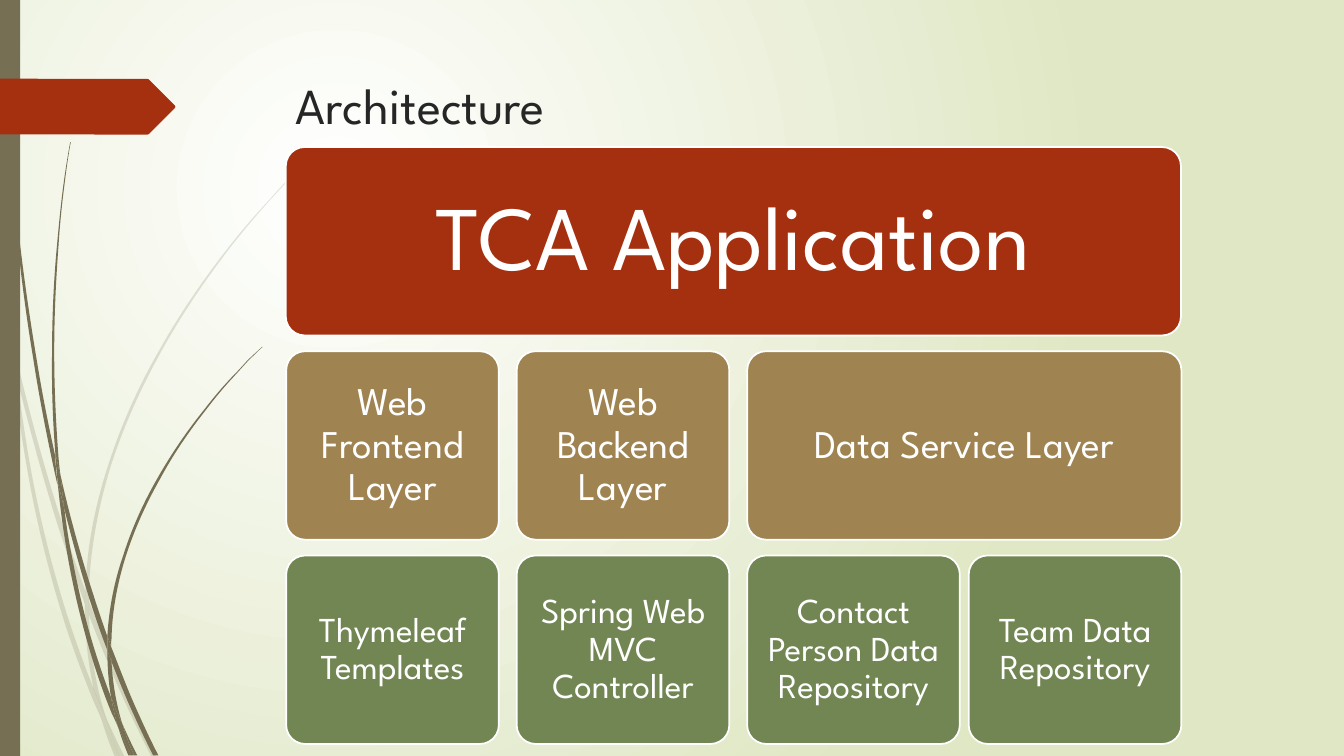
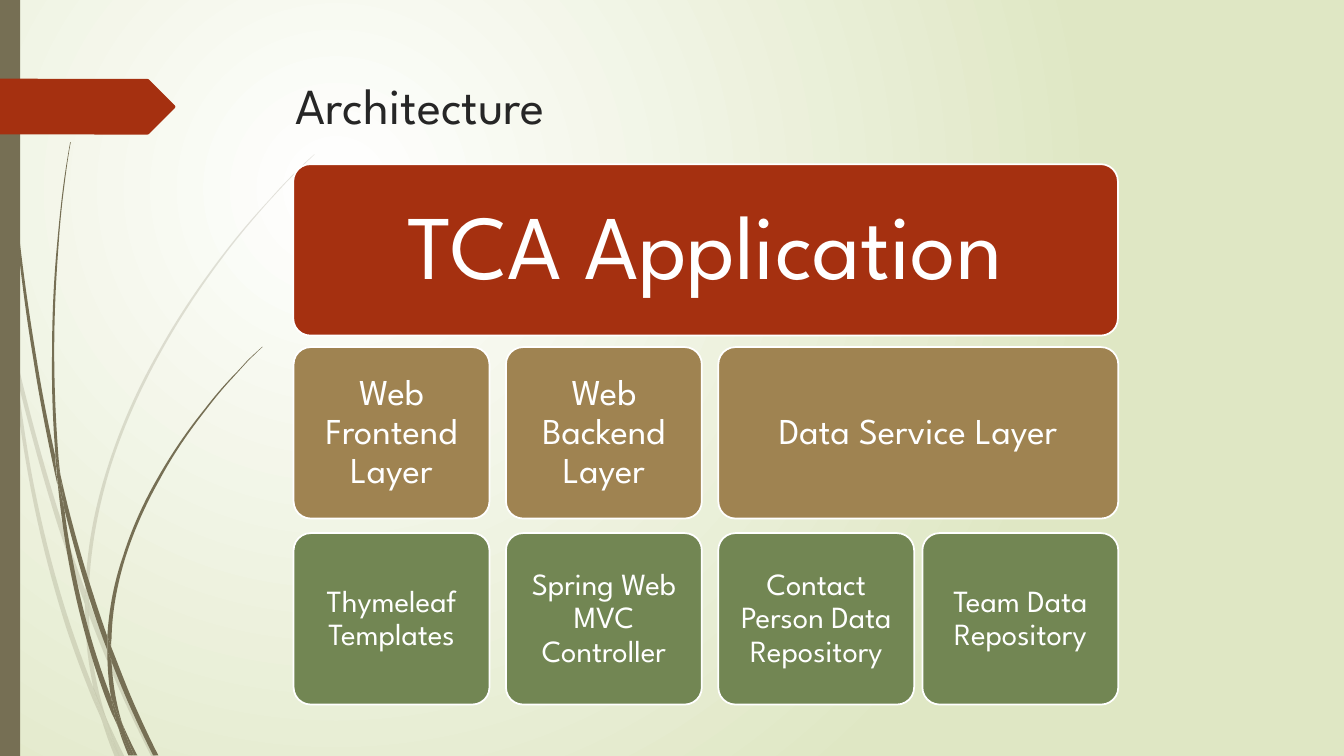
Before and after one commit to keremkaynar/tca, a slide deck: slide 3 of docs/tca.pptx. Drawn at 1344x756 pixels with LibreOffice and Linux fonts; fonts in the diff are those of the drawing. Boxes give left, top, right and bottom in pixels: in the first picture for what was removed or moved away, otherwise in the second. Text is boxed around its words. In the diff, an @@ line names an element or a change of style, - is before the commit and + after.

```diff
--- a/docs/tca.pptx
+++ b/docs/tca.pptx
@@ rounded rectangle: place and size @@
-rounded rectangle at box(286, 147, 1182, 336)
+rounded rectangle at box(293, 164, 1118, 336)
@@ text "TCA Application": place and size @@
-text "TCA Application" at box(436, 207, 1030, 289)
+text "TCA Application" at box(408, 216, 1002, 298)
@@ rounded rectangle: place and size @@
-rounded rectangle at box(286, 352, 499, 540)
+rounded rectangle at box(293, 347, 489, 518)
@@ text "Web Frontend Layer": place and size @@
-text "Web Frontend Layer" at box(322, 388, 464, 508)
+text "Web Frontend Layer" at box(326, 380, 458, 491)
@@ rounded rectangle: place and size @@
-rounded rectangle at box(517, 352, 730, 540)
+rounded rectangle at box(506, 347, 702, 518)
@@ text "Web Backend Layer": place and size @@
-text "Web Backend Layer" at box(557, 388, 689, 508)
+text "Web Backend Layer" at box(542, 380, 665, 491)
@@ rounded rectangle: place and size @@
-rounded rectangle at box(747, 352, 1182, 540)
+rounded rectangle at box(719, 347, 1119, 518)
@@ size 28 to 26 pt in 3 elements at box(326, 380, 458, 491), box(542, 380, 665, 491), box(779, 419, 1057, 452) @@
@@ text "Data Service Layer": place and size @@
-text "Data Service Layer" at box(815, 431, 1114, 466)
+text "Data Service Layer" at box(779, 419, 1057, 452)
@@ rounded rectangle: place and size @@
-rounded rectangle at box(286, 556, 499, 744)
+rounded rectangle at box(293, 533, 489, 705)
@@ text "Thymeleaf Templates": place and size @@
-text "Thymeleaf Templates" at box(319, 617, 466, 687)
+text "Thymeleaf Templates" at box(327, 590, 457, 652)
@@ rounded rectangle: place and size @@
-rounded rectangle at box(517, 556, 730, 744)
+rounded rectangle at box(506, 533, 702, 705)
@@ text "Spring Web MVC Controller": place and size @@
-text "Spring Web MVC Controller" at box(541, 599, 705, 699)
+text "Spring Web MVC Controller" at box(532, 574, 676, 663)
@@ rounded rectangle: place and size @@
-rounded rectangle at box(747, 556, 960, 744)
+rounded rectangle at box(719, 533, 914, 705)
@@ text "Contact Person Data Repository": place and size @@
-text "Contact Person Data Repository" at box(768, 599, 939, 706)
+text "Contact Person Data Repository" at box(741, 574, 891, 669)
@@ rounded rectangle: place and size @@
-rounded rectangle at box(969, 556, 1182, 744)
+rounded rectangle at box(923, 533, 1118, 705)
@@ size 25 to 22 pt; less space between paragraphs in 4 elements at box(327, 590, 457, 652), box(532, 574, 676, 663), box(741, 574, 891, 669), box(953, 591, 1087, 652) @@
@@ text "Team Data Repository": place and size @@
-text "Team Data Repository" at box(999, 619, 1151, 687)
+text "Team Data Repository" at box(953, 591, 1087, 652)
```
Also in this commit, not shown: 1 other slide changed, 12 other files.
